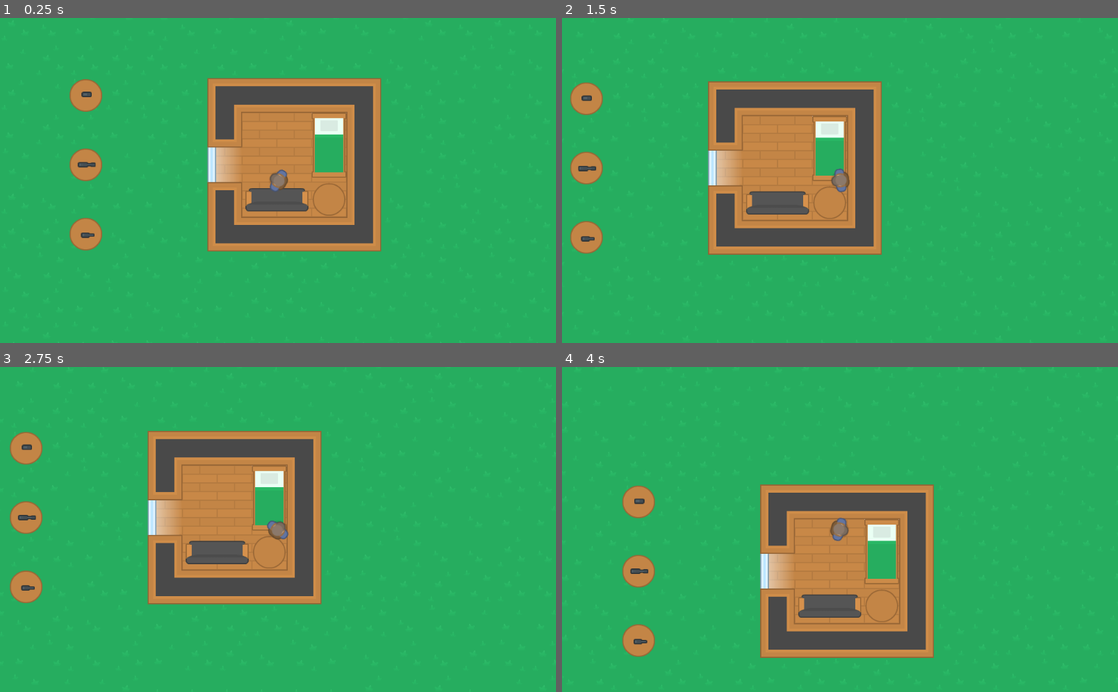
Above: before the commit, frames 1-4 (two rows, left to right).
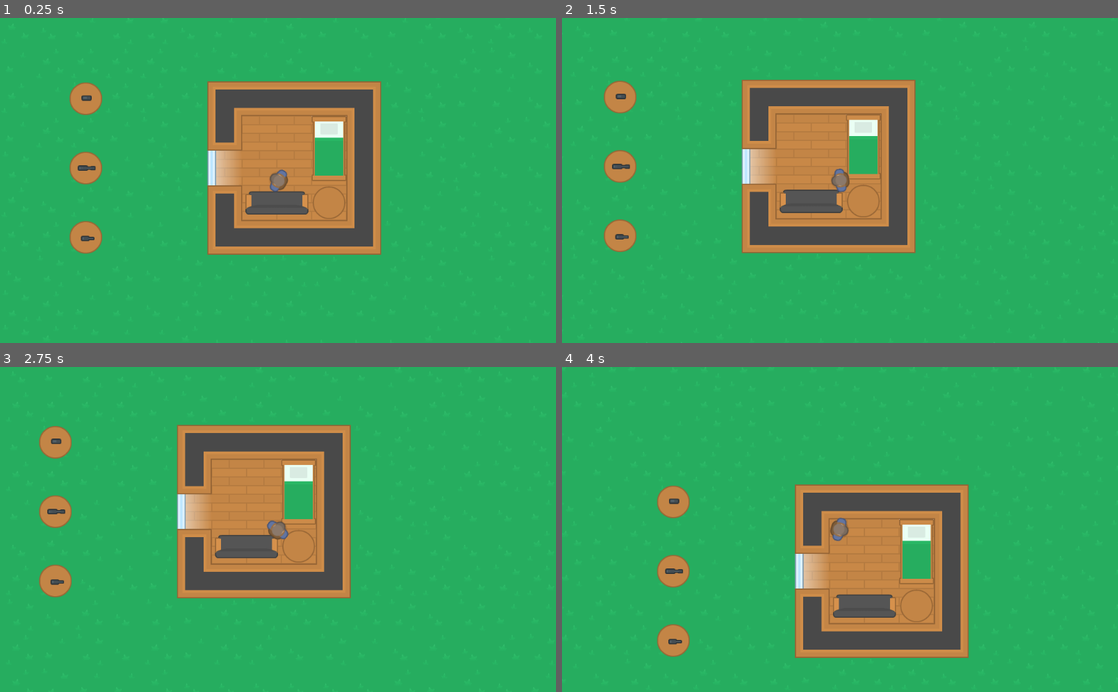
Above: after the commit, the same moments.

Repository: BrunoM24/Top-Down-Simple-Game
Game: Godot game, scene res://src/World.tscn
Two runs of this game, one before a commit and one after it. Both use one fixed random seed, a clock stepped at 60 frames per second and the inputs below.
Inputs (mouse positions are in pixels of both pictures, inside the frame that each line leads up to):
- Up to frame 1 (0.25 s): no input
- Up to frame 2 (1.5 s): tap Enter at 0.5 s; move the mouse to (962, 164) at 0.52 s; hold D (move_right) 0.53-1.28 s; hold E (interact) 0.53-1.28 s; move the mouse to (728, 196) at 1.27 s; hold S (move_down) from 1.28 s (still down); click (728, 196) at 1.35 s
- Up to frame 3 (2.75 s): tap Space at 2 s; move the mouse to (333, 458) at 2.02 s; release S (move_down) at 2.03 s; hold D (move_right) from 2.03 s (still down); hold Right mouse button (right_trigger) from 2.03 s (still down)
- Up to frame 4 (4 s): move the mouse to (812, 594) at 2.77 s; release D (move_right) at 2.78 s; release Right mouse button (right_trigger) at 2.78 s; hold W (move_up) 2.78-3.53 s; tap E (interact) at 2.85 s; move the mouse to (1006, 578) at 3.52 s; press the mouse at (1006, 578) at 3.53 s; hold A (move_left) from 3.53 s (still down)

The runs differ from the first frame. In frame 1, 3.8% of the frame differs, in the area x 12-69%, y 18-73%; in frame 2, 15%; in frame 3, 17%, in the area x 1-64%, y 17-74%; in frame 4, 15%.

Commit message:
Assets - Tileset - MapTileset - added collision boxes to the Bed and the Couch

Diff:
--- a/assets/tileset/map_tileset.tres
+++ b/assets/tileset/map_tileset.tres
@@ -9,75 +9,87 @@
 points = PoolVector2Array( 2, 32, 10, 10, 32, 2, 54, 10, 62, 32, 54, 54, 32, 62, 10, 54 )
 
 [sub_resource type="ConvexPolygonShape2D" id=3]
+points = PoolVector2Array( 16, 10, 64, 10, 64, 54, 10, 54, 6, 48, 6, 16 )
+
+[sub_resource type="ConvexPolygonShape2D" id=4]
+points = PoolVector2Array( 0, 10, 48, 10, 58, 16, 58, 50, 54, 54, 0, 54 )
+
+[sub_resource type="ConvexPolygonShape2D" id=29]
+points = PoolVector2Array( 0, 6, 64, 6, 64, 64, 0, 64 )
+
+[sub_resource type="ConvexPolygonShape2D" id=30]
+points = PoolVector2Array( 0, 0, 64, 0, 64, 64, 0, 64 )
+
+[sub_resource type="ConvexPolygonShape2D" id=5]
 points = PoolVector2Array( 0, 0, 0, 0, 64, 0, 64, 16, 64, 16, 16, 16, 16, 64, 0, 64 )
 
-[sub_resource type="ConvexPolygonShape2D" id=4]
+[sub_resource type="ConvexPolygonShape2D" id=6]
 points = PoolVector2Array( 48, 48, 48, 48, 64, 48, 64, 64, 48, 64 )
 
-[sub_resource type="ConvexPolygonShape2D" id=5]
+[sub_resource type="ConvexPolygonShape2D" id=7]
 points = PoolVector2Array( 0, 0, 0, 0, 64, 0, 64, 64, 48, 64, 48, 16, 0, 16 )
 
-[sub_resource type="ConvexPolygonShape2D" id=6]
+[sub_resource type="ConvexPolygonShape2D" id=8]
 points = PoolVector2Array( 0, 48, 0, 48, 16, 48, 16, 64, 0, 64, 0, 48 )
 
-[sub_resource type="ConvexPolygonShape2D" id=7]
+[sub_resource type="ConvexPolygonShape2D" id=9]
 points = PoolVector2Array( 64, 0, 64, 0, 64, 64, 0, 64, 0, 48, 48, 48, 48, 0 )
 
-[sub_resource type="ConvexPolygonShape2D" id=8]
+[sub_resource type="ConvexPolygonShape2D" id=10]
 points = PoolVector2Array( 0, 0, 0, 0, 16, 0, 16, 16, 0, 16 )
 
-[sub_resource type="ConvexPolygonShape2D" id=9]
+[sub_resource type="ConvexPolygonShape2D" id=11]
 points = PoolVector2Array( 16, 48, 64, 48, 64, 64, 0, 64, 0, 0, 16, 0, 16, 0 )
 
-[sub_resource type="ConvexPolygonShape2D" id=10]
+[sub_resource type="ConvexPolygonShape2D" id=12]
 points = PoolVector2Array( 48, 0, 48, 0, 64, 0, 64, 16, 48, 16 )
 
-[sub_resource type="ConvexPolygonShape2D" id=11]
+[sub_resource type="ConvexPolygonShape2D" id=13]
 points = PoolVector2Array( 0, 0, 0, 0, 64, 0, 64, 16, 0, 16 )
 
-[sub_resource type="ConvexPolygonShape2D" id=12]
+[sub_resource type="ConvexPolygonShape2D" id=14]
 points = PoolVector2Array( 0, 48, 0, 48, 64, 48, 64, 64, 0, 64 )
 
-[sub_resource type="ConvexPolygonShape2D" id=13]
+[sub_resource type="ConvexPolygonShape2D" id=15]
 points = PoolVector2Array( 64, 0, 64, 0, 64, 16, 16, 16, 16, 64, 0, 64, 0, 0 )
 
-[sub_resource type="ConvexPolygonShape2D" id=14]
+[sub_resource type="ConvexPolygonShape2D" id=16]
 points = PoolVector2Array( 0, 0, 0, 0, 64, 0, 64, 64, 48, 64, 48, 16, 0, 16 )
 
-[sub_resource type="ConvexPolygonShape2D" id=15]
+[sub_resource type="ConvexPolygonShape2D" id=17]
 points = PoolVector2Array( 16, 0, 16, 0, 16, 48, 64, 48, 64, 64, 0, 64, 0, 0 )
 
-[sub_resource type="ConvexPolygonShape2D" id=16]
+[sub_resource type="ConvexPolygonShape2D" id=18]
 points = PoolVector2Array( 64, 0, 64, 0, 64, 64, 48, 64, 48, 0 )
 
-[sub_resource type="ConvexPolygonShape2D" id=17]
+[sub_resource type="ConvexPolygonShape2D" id=19]
 points = PoolVector2Array( 0, 48, 0, 48, 64, 48, 64, 64, 0, 64 )
 
-[sub_resource type="ConvexPolygonShape2D" id=18]
+[sub_resource type="ConvexPolygonShape2D" id=20]
 points = PoolVector2Array( 0, 0, 0, 0, 64, 0, 64, 16, 0, 16 )
 
-[sub_resource type="ConvexPolygonShape2D" id=19]
+[sub_resource type="ConvexPolygonShape2D" id=21]
 points = PoolVector2Array( 0, 0, 0, 0, 16, 0, 16, 64, 0, 64 )
 
-[sub_resource type="ConvexPolygonShape2D" id=20]
+[sub_resource type="ConvexPolygonShape2D" id=22]
 points = PoolVector2Array( 48, 0, 48, 0, 64, 0, 64, 64, 0, 64, 0, 48, 48, 48 )
 
-[sub_resource type="ConvexPolygonShape2D" id=21]
+[sub_resource type="ConvexPolygonShape2D" id=23]
 points = PoolVector2Array( 0, 0, 0, 0, 64, 0, 64, 64, 0, 64, 0, 48, 48, 48, 48, 16, 0, 16 )
 
-[sub_resource type="ConvexPolygonShape2D" id=22]
+[sub_resource type="ConvexPolygonShape2D" id=24]
 points = PoolVector2Array( 16, 16, 16, 48, 64, 48, 64, 64, 0, 64, 0, 0, 64, 0, 64, 16, 64, 16 )
 
-[sub_resource type="ConvexPolygonShape2D" id=23]
+[sub_resource type="ConvexPolygonShape2D" id=25]
 points = PoolVector2Array( 48, 64, 48, 16, 16, 16, 16, 64, 0, 64, 0, 0, 64, 0, 64, 64, 64, 64 )
 
-[sub_resource type="ConvexPolygonShape2D" id=24]
+[sub_resource type="ConvexPolygonShape2D" id=26]
 points = PoolVector2Array( 16, 0, 16, 0, 16, 64, 0, 64, 0, 0 )
 
-[sub_resource type="ConvexPolygonShape2D" id=25]
+[sub_resource type="ConvexPolygonShape2D" id=27]
 points = PoolVector2Array( 48, 0, 48, 0, 64, 0, 64, 64, 48, 64 )
 
-[sub_resource type="ConvexPolygonShape2D" id=26]
+[sub_resource type="ConvexPolygonShape2D" id=28]
 points = PoolVector2Array( 0, 0, 16, 0, 16, 48, 48, 48, 48, 0, 64, 0, 64, 64, 0, 64 )
 
 [resource]
@@ -134,6 +146,30 @@
 "one_way_margin": 1.0,
 "shape": SubResource( 2 ),
 "shape_transform": Transform2D( 1, 0, 0, 1, 0, 0 )
+}, {
+"autotile_coord": Vector2( 14, 17 ),
+"one_way": false,
+"one_way_margin": 1.0,
+"shape": SubResource( 3 ),
+"shape_transform": Transform2D( 1, 0, 0, 1, 0, 0 )
+}, {
+"autotile_coord": Vector2( 16, 17 ),
+"one_way": false,
+"one_way_margin": 1.0,
+"shape": SubResource( 4 ),
+"shape_transform": Transform2D( 1, 0, 0, 1, 0, 0 )
+}, {
+"autotile_coord": Vector2( 20, 0 ),
+"one_way": false,
+"one_way_margin": 1.0,
+"shape": SubResource( 29 ),
+"shape_transform": Transform2D( 1, 0, 0, 1, 0, 0 )
+}, {
+"autotile_coord": Vector2( 20, 2 ),
+"one_way": false,
+"one_way_margin": 1.0,
+"shape": SubResource( 30 ),
+"shape_transform": Transform2D( 1, 0, 0, 1, 0, 0 )
 } ]
 1/z_index = 0
 2/name = "Walls"
Not shown: 2 places in assets/tileset/map_tileset.tres that only renumber resources
